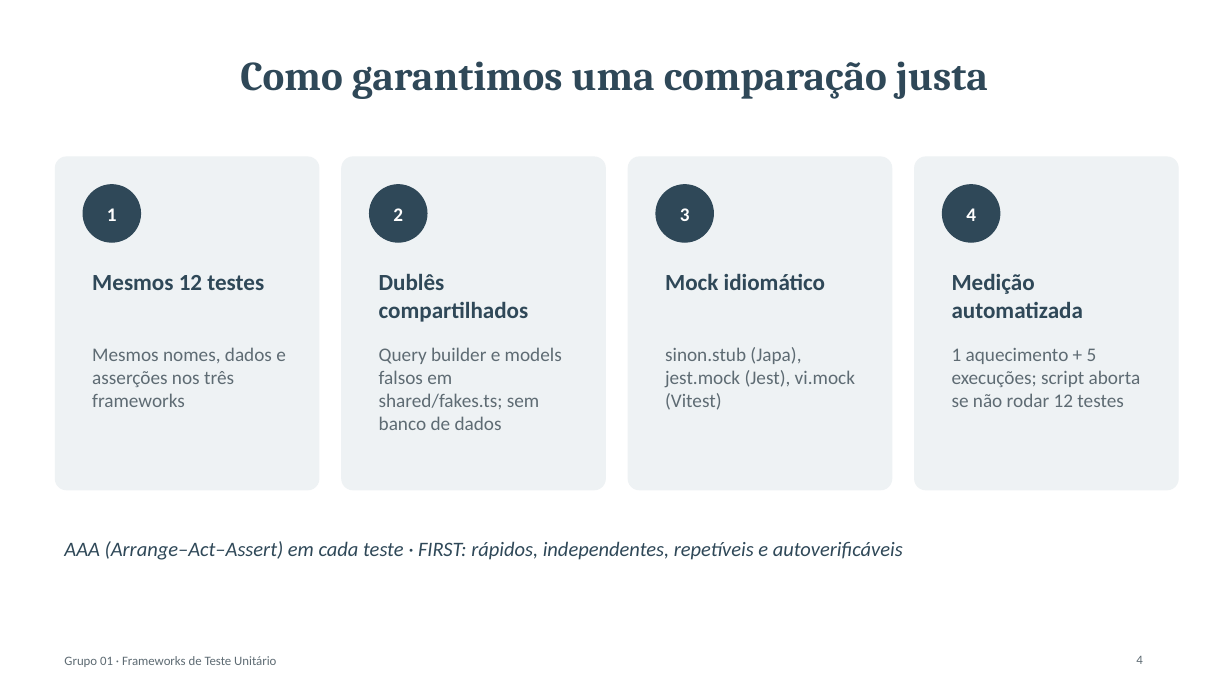
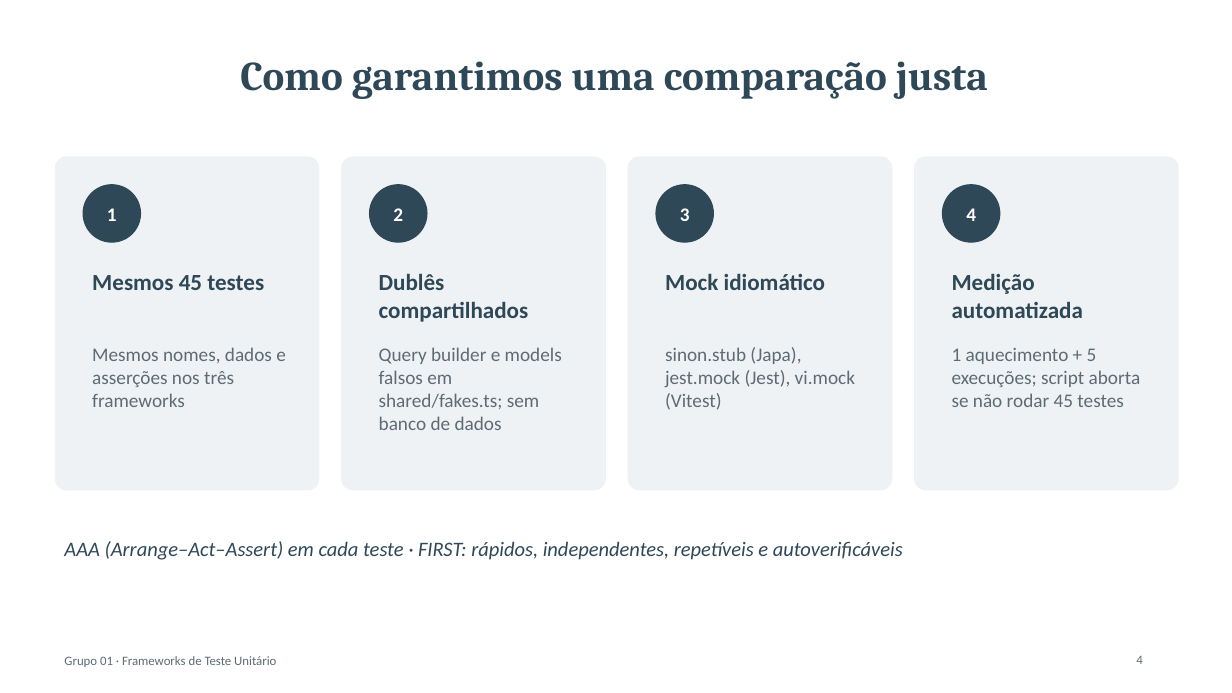
Before and after one commit to emanuuele/girls-chat-api, a slide deck: slide 4 of docs/benchmark/apresentacao.pptx. Drawn at 1232x693 pixels with LibreOffice and Linux fonts; fonts in the diff are those of the drawing. Boxes give left, top, right and bottom in pixels: in the first picture for what was removed or moved away, otherwise in the second. Text is boxed around its words. In the diff, an @@ line names an element or a change of style, - is before the commit and + after.

Commit message:
docs: atualiza relatório, planilha e slides para a versão de 45 testes
Medição oficial do Windows (45 testes, código final) em resultados/windows. Relatório, planilha e slides passam a mostrar os 45 casos, as duas medições, a evolução da cobertura (12, 34 e 45 testes), a formatação padronizada e as mensagens de erro recapturadas. Justificativa da nota de mensagens de erro do Vitest ajustada à nova captura (nota mantida). README atualizado.

```diff
--- a/docs/benchmark/apresentacao.pptx
+++ b/docs/benchmark/apresentacao.pptx
@@ text at (92,275,264,290): text changed @@
-Mesmos 12 testes
+Mesmos 45 testes
@@ text at (952,348,1141,407): text changed @@
-1 aquecimento + 5 execuções; script aborta se não rodar 12 testes
+1 aquecimento + 5 execuções; script aborta se não rodar 45 testes
```
Also in this commit, not shown: 11 other slides changed, 7 other files.
